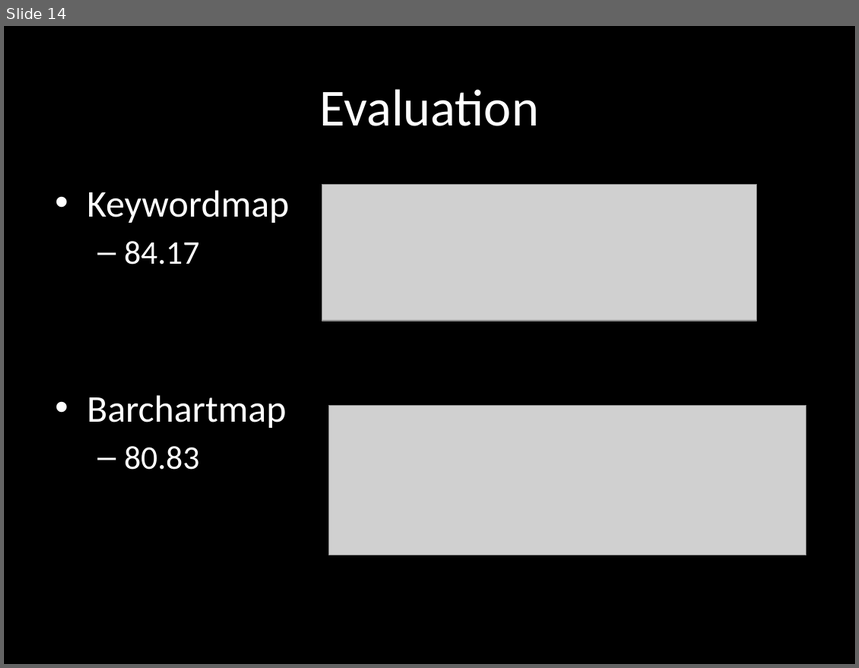
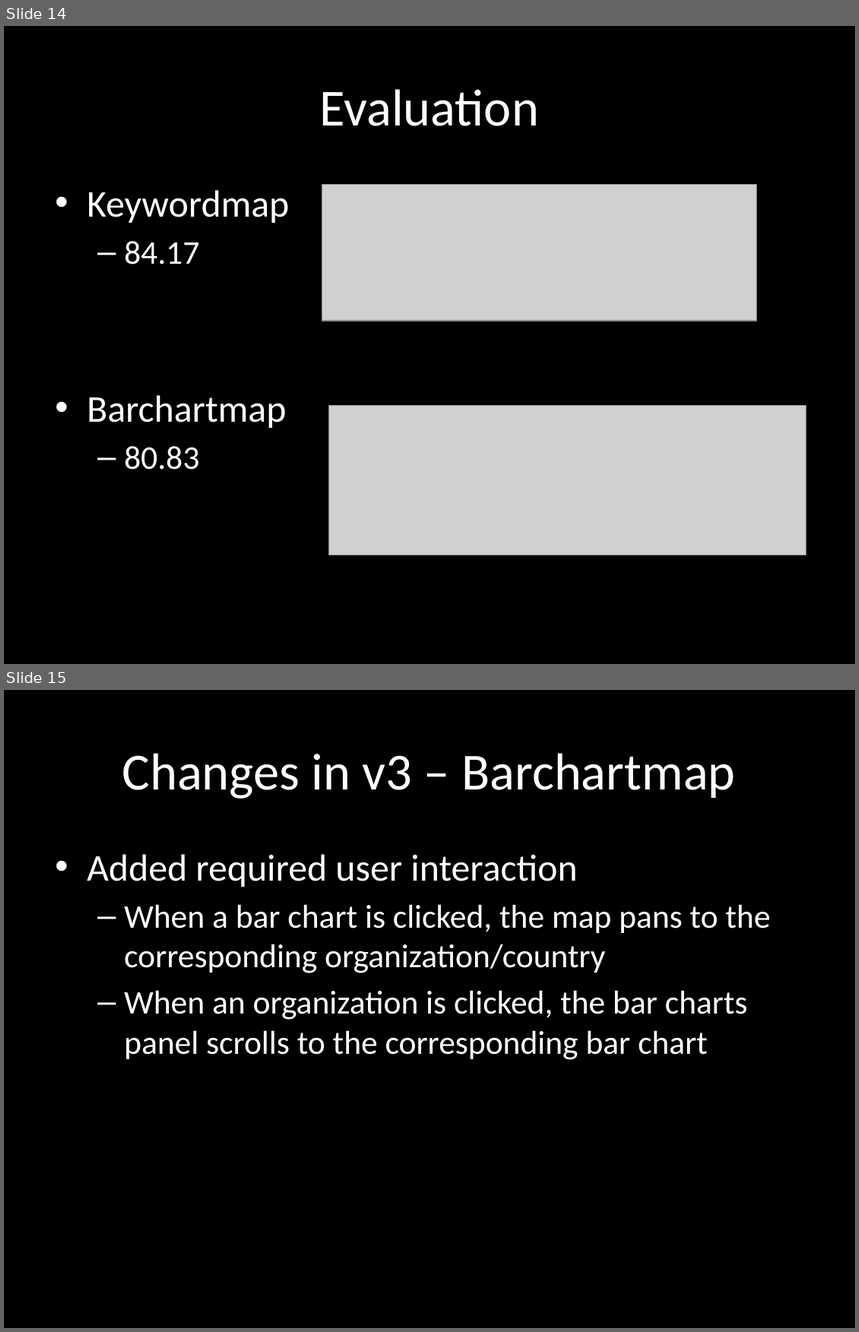
Before and after one commit to croes/capsel-lak, a slide deck: presentation/LAK Dataset Visualization - v2.pptx. Shown one above the other, each under a label of ours: slide 14 before the commit, slides 14 and 15 after it. The pictures are 859x668 and 859x1332 pixels, drawn with LibreOffice and Linux fonts; fonts in the diff are those of the drawing; grey boxes stand for pictures. Boxes give left, top, right and bottom in pixels: in the first picture for what was removed or moved away, otherwise in the second. Text is boxed around its words. In the diff, an @@ line names an element or a change of style, - is before the commit and + after.

Commit message:
v3 added to presentation

```diff
--- a/presentation/LAK Dataset Visualization - v2.pptx
+++ b/presentation/LAK Dataset Visualization - v2.pptx
@@ slide 15 added at [4,690,855,1328], background #000000 @@
@@ title added at [123,753,735,799], 44 pt, text #FFFFFF @@
+Changes in v3 – Barchartmap
@@ text added at [87,854,771,1060], 28 pt, text #FFFFFF @@
+• Added required user interaction
+  – When a bar chart is clicked, the map pans to the corresponding organization/country
+  – When an organization is clicked, the bar charts panel scrolls to the corresponding bar chart
```
